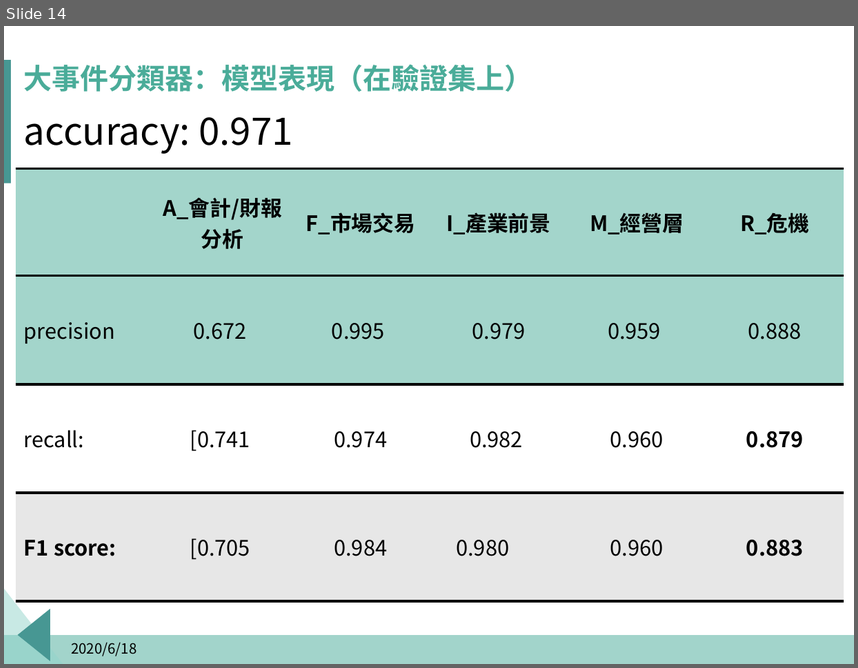
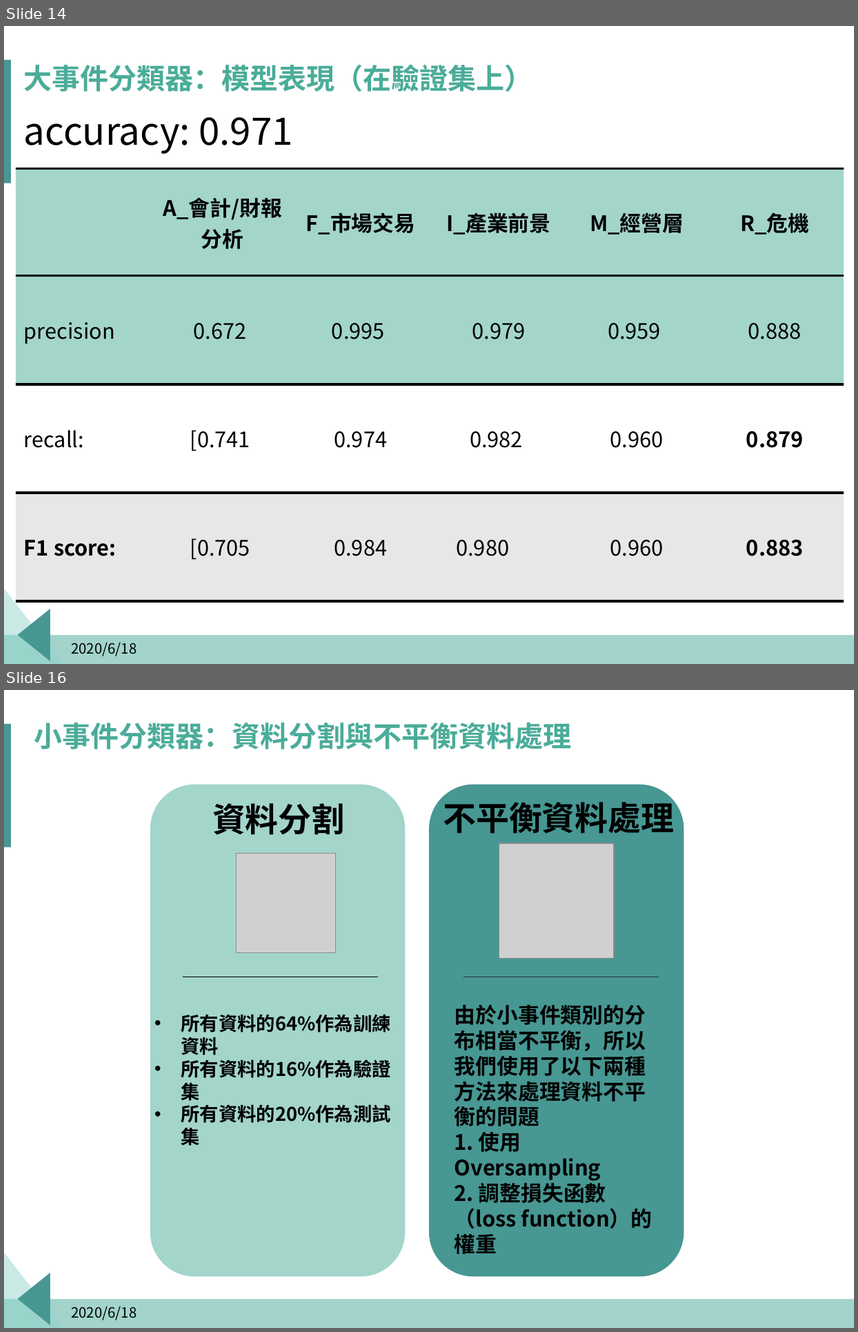
Before and after one commit to p314008dsa/Text-mining, a slide deck: Fintech.pptx. Shown one above the other, each under a label of ours: slide 14 before the commit, slides 14 and 16 after it; the slides between them are not shown. The pictures are 858x668 and 858x1332 pixels, drawn with LibreOffice and Linux fonts; fonts in the diff are those of the drawing; grey boxes stand for pictures; background and template pictures are left out. Boxes give left, top, right and bottom in pixels: in the first picture for what was removed or moved away, otherwise in the second. Text is boxed around its words. In the diff, an @@ line names an element or a change of style, - is before the commit and + after.

```diff
--- a/Fintech.pptx
+++ b/Fintech.pptx
@@ slide 16 added at [4, 690, 854, 1328], background #FFFFFF; not listed: 4 template elements that a slide beside it also shows @@
@@ title added at [34, 722, 572, 749], 24 pt, text #4AAC99, bold @@
+小事件分類器：資料分割與不平衡資料處理
@@ rounded rectangle added at [150, 785, 406, 1276], fill #A3D5CB @@
@@ rounded rectangle added at [429, 785, 684, 1276], fill #479793 @@
@@ text added at [212, 803, 344, 835], 28 pt, text #000000, bold @@
+資料分割
@@ text added at [443, 796, 674, 834], 28 pt, text #000000, bold @@
+不平衡資料處理
@@ picture added at [236, 854, 335, 953] @@
@@ picture added at [499, 843, 613, 958] @@
@@ line added from (183, 976) to (378, 976), #000000 0.5 pt @@
@@ line added from (463, 976) to (659, 976), #1E3148 0.5 pt @@
@@ text added at [181, 1014, 391, 1149], 16 pt, text #000000, bold @@
+• 所有資料的64%作為訓練資料
+• 所有資料的16%作為驗證集
+• 所有資料的20%作為測試集
@@ text added at [455, 1005, 653, 1254], 18 pt, text #000000, bold @@
+由於小事件類別的分布相當不平衡，所以我們使用了以下兩種方法來處理資料不平衡的問題
+1. 使用Oversampling
+2. 調整損失函數（loss function）的權重
@@ text added at [71, 1305, 137, 1320], 12 pt, text #000000 @@
+2020/6/18
```
Also in this commit, not shown: 3 other slides added.
